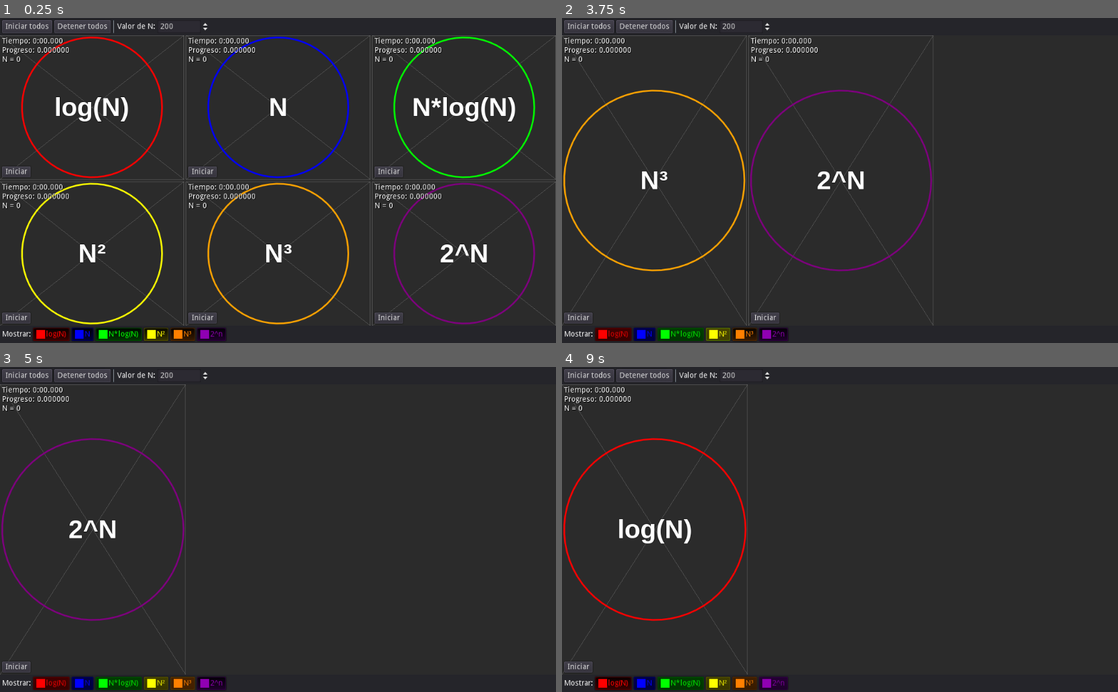
Above: before the commit, frames 1-4 (two rows, left to right).
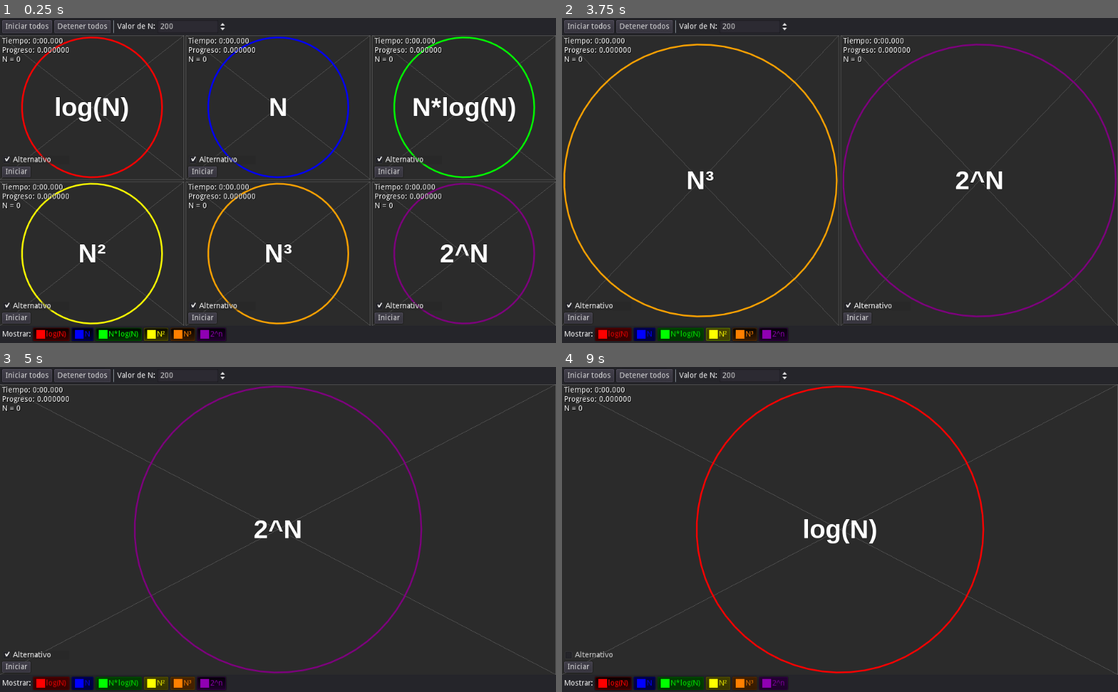
Above: after the commit, the same moments.

Repository: ChoquePumper/eficiencia-de-algoritmos
Game: Godot game, scene res://VentanaPrincipal.tscn
Same seed, same stepped clock (60 frames per second), same inputs: the game is played once before the commit and once after it.
Inputs (mouse positions are in pixels of both pictures, inside the frame that each line leads up to):
- Up to frame 1 (0.25 s): no input
- Up to frame 2 (3.75 s): click (595, 161) at 0.5 s, where only the run after the commit has a clickable "Alternativo"; click "log(N)" at 1.25 s; click "N" at 2 s; click "N*log(N)" at 2.75 s; click "N²" at 3.5 s
- Up to frame 3 (5 s): click "N³" at 4.25 s
- Up to frame 4 (9 s): click "2^n" at 5 s; click "Iniciar todos" at 5.75 s; click "Iniciar todos" at 6.5 s; click "Detener todos" at 7.25 s; click "Detener todos" at 8 s; click "log(N)" at 8.75 s

The runs differ from the first frame. In frame 1, 0.5% of the frame differs, in the area x 0-77%, y 1-90%; in frame 2, 5.6%, in the area x 0-100%, y 1-95%; in frame 3, 2.7%; in frame 4, 3.4%.

Commit message:
Se agregó una opción para poder elegir el algoritmo alternativo (por defecto, si). Se reacomoda el layout cuando hay menos de 3 visualizaciones visibles. Agregado porción de código faltante en LogN.gd para indicar el progreso. Plantillas de exportación actualizadas.

Diff:
--- a/VentanaPrincipal.gd
+++ b/VentanaPrincipal.gd
@@ -5,6 +5,7 @@
 # Declare member variables here. Examples:
 # var a = 2
 # var b = "text"
+var _contador_visibles: int = 6
 onready var array_vis = [
 	$GridContainer/VisLogN, $GridContainer/VisN, $GridContainer/VisNLogN,
 	$GridContainer/VisNp2, $GridContainer/VisNp3, $GridContainer/VisExp
@@ -15,10 +16,17 @@
 	# Usar el valor de N del control sobre el ya establecido arriba del script.
 	valorN = int($PanelSuperior/HBoxContainer/inputValorN.value)
 	SetearN(valorN)
+	# Por si acaso, corregir el contador de visibles
+	_contador_visibles = 0
+	for vis in array_vis:
+		if vis.visible: _contador_visibles += 1
 
 # Called every frame. 'delta' is the elapsed time since the previous frame.
 #func _process(delta):
 #	pass
+
+func acomodarLayout():
+	$GridContainer.columns = int(clamp(_contador_visibles, 1, 3))
 
 func _on_btnIniciarTodos_pressed():
 	# Preparar todos los hilos primero
@@ -35,6 +43,8 @@
 func _on_btnMostrar_toggled(button_pressed, i):
 	var vis: Container = array_vis[i]
 	vis.visible = button_pressed
+	_contador_visibles += 1 if button_pressed else -1
+	acomodarLayout()
 
 # Se cambió el valor de N en el control.
 func _on_inputValorN_value_changed(value):
--- a/VentanaPrincipal.tscn
+++ b/VentanaPrincipal.tscn
@@ -59,9 +59,9 @@
 
 [node name="inputValorN" type="SpinBox" parent="PanelSuperior/HBoxContainer"]
 margin_left = 286.0
-margin_right = 382.0
-margin_bottom = 24.0
-rect_min_size = Vector2( 96, 0 )
+margin_right = 414.0
+margin_bottom = 24.0
+rect_min_size = Vector2( 128, 0 )
 max_value = 1000.0
 value = 200.0
 allow_greater = true
--- a/Visualizacion.gd
+++ b/Visualizacion.gd
@@ -5,9 +5,10 @@
 signal algoritmo_terminado()
 
 # Nodos hijos
-onready var labelArriba = $labelArribaIzq
+onready var labelArriba = $VBoxContainer/labelArribaIzq
 onready var grafico = $"Gráfico"
-onready var btnIniciar = $btnIniciar
+onready var btnIniciar = $VBoxContainer/btnIniciar
+onready var chkAlternativo = $VBoxContainer/chkAlternativo
 
 var proximoN: int = 0
 var Nactual: int = 0
@@ -27,6 +28,11 @@
 var dup_en_ejecucion: bool = en_ejecucion
 var dup_progress: float = progress
 
+# Referencias a funciones
+onready var funcref_algoritmo := funcref(self,"algoritmo")
+onready var funcref_algoritmo_alt := funcref(self,"algoritmo_alternativo")
+onready var funcref_actual :FuncRef = getAlgoritmoAEjecutar()
+
 # Sobreescribir estas funciones para cada algoritmo
 func getNombre() -> String: return "GenericVis"
 func getColor() -> Color: return Color.purple
@@ -37,13 +43,17 @@
 	print("Se tiene que se sobreescribir esta funcion.")
 # -------------------------------------------------
 
-func algoritmo_alternativo(n:int):
+func algoritmo_alternativo(_n:int):
 	print("Se tiene que se sobreescribir esta funcion.")
 
 # Función llamada por el hilo y que llama al algoritmo
 func _funcion_para_el_hilo(n:int):
+	var algoritmo_a_ejecutar: FuncRef
 	# Establece el tiempo inicial y marca la bandera de en_ejecucion
 	mutex.lock()
+	SetProgreso(0)
+	# Establece que algoritmo ejecutar según la casilla de Alternativo
+	algoritmo_a_ejecutar = getAlgoritmoAEjecutar()
 	tiempo_inicio = Time.get_ticks_msec()
 	tiempo_fin = -1
 	marcarEnEjecucion(true)
@@ -51,7 +61,8 @@
 	mutex.unlock()
 	# Ejecuta el algoritmo
 	#algoritmo(n)
-	algoritmo_alternativo(n)
+	#algoritmo_alternativo(n)
+	algoritmo_a_ejecutar.call_func(n)
 	# El algoritmo terminó!
 	# Marcar el tiempo de fin
 	mutex.lock()
@@ -123,6 +134,9 @@
 func _on_Visualizacin_item_rect_changed():
 	# Centrar gráfico en caso de que se cambie el tamaño de la ventana/pantalla.
 	CenterGraph()
+
+func getAlgoritmoAEjecutar() -> FuncRef:
+	return funcref_algoritmo_alt if chkAlternativo.pressed else funcref_algoritmo
 
 func estaEnEjecucion() -> bool:
 	mutex.lock()
@@ -203,10 +217,12 @@
 
 func _on_Visualizacin_algoritmo_terminado():
 	btnIniciar.text = "Iniciar"
+	chkAlternativo.disabled = false;
 	dup_en_ejecucion = en_ejecucion
-	print("Algoritmo ", getNombre(), " terminado. N=",Nactual,"; Tiempo=",getTiempoTexto(tiempo_fin-tiempo_inicio),"; Progreso:",GetProgreso())
+	print("Algoritmo ", getNombre(), " terminado. N=",Nactual,"; Tiempo=",getTiempoTexto(tiempo_fin-tiempo_inicio),"; Progreso=",GetProgreso())
 	update()
 
 func _on_Visualizacin_algoritmo_iniciado():
 	btnIniciar.text = "Detener"
+	chkAlternativo.disabled = true;
 	#dup_en_ejecucion = en_ejecucion
--- a/Visualizacion.tscn
+++ b/Visualizacion.tscn
@@ -1,8 +1,16 @@
-[gd_scene load_steps=4 format=2]
+[gd_scene load_steps=7 format=2]
 
 [ext_resource path="res://Visualizacion.gd" type="Script" id=1]
 [ext_resource path="res://grafico.gd" type="Script" id=2]
 [ext_resource path="res://new_dynamicfont.tres" type="DynamicFont" id=3]
+
+[sub_resource type="StyleBoxFlat" id=2]
+bg_color = Color( 0.145098, 0.145098, 0.145098, 0.376471 )
+
+[sub_resource type="StyleBoxFlat" id=3]
+bg_color = Color( 0.145098, 0.145098, 0.145098, 0.501961 )
+
+[sub_resource type="StyleBoxEmpty" id=1]
 
 [node name="Visualización" type="Container"]
 margin_right = 256.0
@@ -17,14 +25,6 @@
 [node name="Gráfico" type="Node2D" parent="."]
 position = Vector2( 128, 128 )
 script = ExtResource( 2 )
-
-[node name="labelArribaIzq" type="Label" parent="."]
-margin_left = 4.0
-margin_top = 4.0
-custom_colors/font_color_shadow = Color( 0, 0, 0, 1 )
-text = "Tiempo: 0:00.000
-Progreso: 0.000000
-N = 0"
 
 [node name="CenterContainer" type="CenterContainer" parent="."]
 anchor_right = 1.0
@@ -42,15 +42,51 @@
 align = 1
 valign = 1
 
-[node name="btnIniciar" type="Button" parent="."]
-anchor_top = 1.0
+[node name="VBoxContainer" type="VBoxContainer" parent="."]
 anchor_bottom = 1.0
 margin_left = 4.0
+margin_top = 4.0
+margin_right = 40.0
 margin_bottom = -4.0
+
+[node name="labelArribaIzq" type="Label" parent="VBoxContainer"]
+margin_right = 124.0
+margin_bottom = 48.0
+custom_colors/font_color_shadow = Color( 0, 0, 0, 1 )
+text = "Tiempo: 0:00.000
+Progreso: 0.000000
+N = 0"
+
+[node name="Separador" type="HSeparator" parent="VBoxContainer"]
+self_modulate = Color( 1, 1, 1, 0 )
+margin_top = 52.0
+margin_right = 124.0
+margin_bottom = 204.0
+size_flags_vertical = 3
+
+[node name="chkAlternativo" type="CheckBox" parent="VBoxContainer"]
+margin_top = 208.0
+margin_right = 124.0
+margin_bottom = 224.0
+custom_colors/font_color_disabled = Color( 0.835294, 0.835294, 0.835294, 1 )
+custom_styles/hover = SubResource( 2 )
+custom_styles/pressed = SubResource( 3 )
+custom_styles/focus = SubResource( 1 )
+custom_styles/disabled = SubResource( 2 )
+custom_styles/hover_pressed = SubResource( 2 )
+custom_styles/normal = SubResource( 1 )
+pressed = true
+text = "Alternativo"
+
+[node name="btnIniciar" type="Button" parent="VBoxContainer"]
+margin_top = 228.0
+margin_right = 52.0
+margin_bottom = 248.0
 grow_vertical = 0
+size_flags_horizontal = 0
 text = "Iniciar"
 
 [connection signal="algoritmo_iniciado" from="." to="." method="_on_Visualizacin_algoritmo_iniciado" flags=3]
 [connection signal="algoritmo_terminado" from="." to="." method="_on_Visualizacin_algoritmo_terminado" flags=3]
 [connection signal="item_rect_changed" from="." to="." method="_on_Visualizacin_item_rect_changed"]
-[connection signal="pressed" from="btnIniciar" to="." method="_on_btnIniciar_pressed"]
+[connection signal="pressed" from="VBoxContainer/btnIniciar" to="." method="_on_btnIniciar_pressed"]
--- a/algs/LogN.gd
+++ b/algs/LogN.gd
@@ -10,7 +10,9 @@
 	var i:int = 1
 	while i < n:
 		i *= 2
-
+		SetProgreso( float(i)/n )
+		# Terminar el algoritmo si se le ordena.
+		if DebeTerminarElAlgoritmo(): return
 
 func algoritmo_alternativo(n: int):
 	var i:int = 1
Not shown, changed: export_presets.cfg
